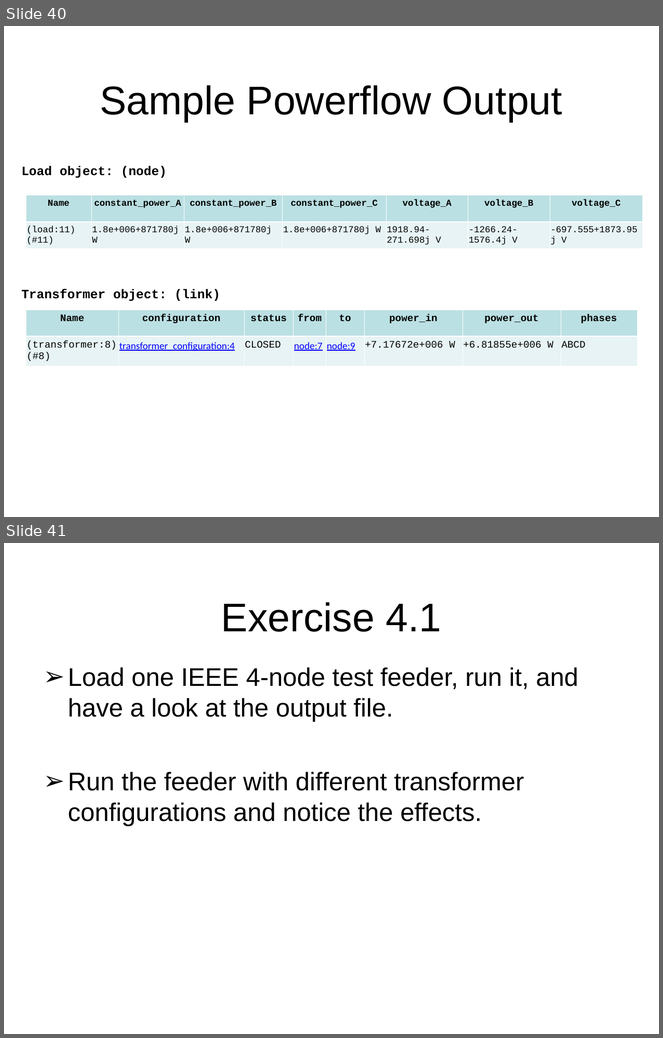
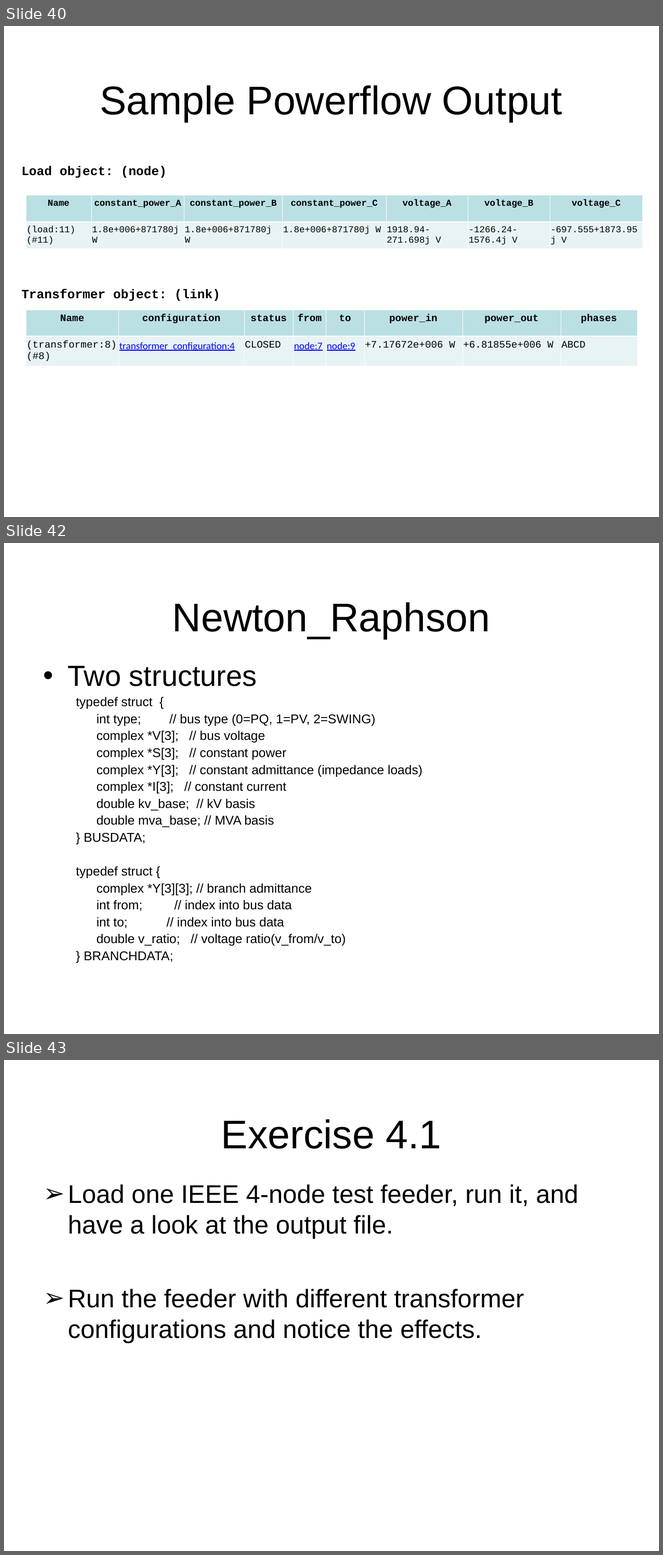
Before and after one commit to gridlab-d/course, a slide deck: 4.1 - Powerflow Module.pps. Shown one above the other, each under a label of ours: slides 40 and 41 before the commit, slides 40, 42 and 43 after it; the slides between them are not shown. The pictures are 663x1038 and 663x1555 pixels, drawn with LibreOffice and Linux fonts; fonts in the diff are those of the drawing; background and template pictures are left out. Boxes give left, top, right and bottom in pixels: in the first picture for what was removed or moved away, otherwise in the second. Text is boxed around its words. In the diff, an @@ line names an element or a change of style, - is before the commit and + after.

Commit message:
Chitra's revision - added Newton Raphson solver

```diff
--- a/4.1 - Powerflow Module.pps
+++ b/4.1 - Powerflow Module.pps
@@ slide 42 added at (4,543,659,1034), background picture (left out) @@
@@ title added at (172,602,491,639), 44 pt, text #000000 @@
+Newton_Raphson
@@ text added at (68,666,423,962), 14 pt, text #000000 @@
+• Two structures
+  typedef struct {
+  int type; // bus type (0=PQ, 1=PV, 2=SWING)
+  complex *V[3]; // bus voltage
+  complex *S[3]; // constant power
+  complex *Y[3]; // constant admittance (impedance loads)
+  complex *I[3]; // constant current
+  double kv_base; // kV basis
+  double mva_base; // MVA basis
+  } BUSDATA;
+  typedef struct {
+  complex *Y[3][3]; // branch admittance
+  int from; // index into bus data
+  int to; // index into bus data
+  double v_ratio; // voltage ratio(v_from/v_to)
+  } BRANCHDATA;
@@ what was slide 41 is now slide 43 @@
```
Also in this commit, not shown: 1 slide changed, 1 other slide added.
